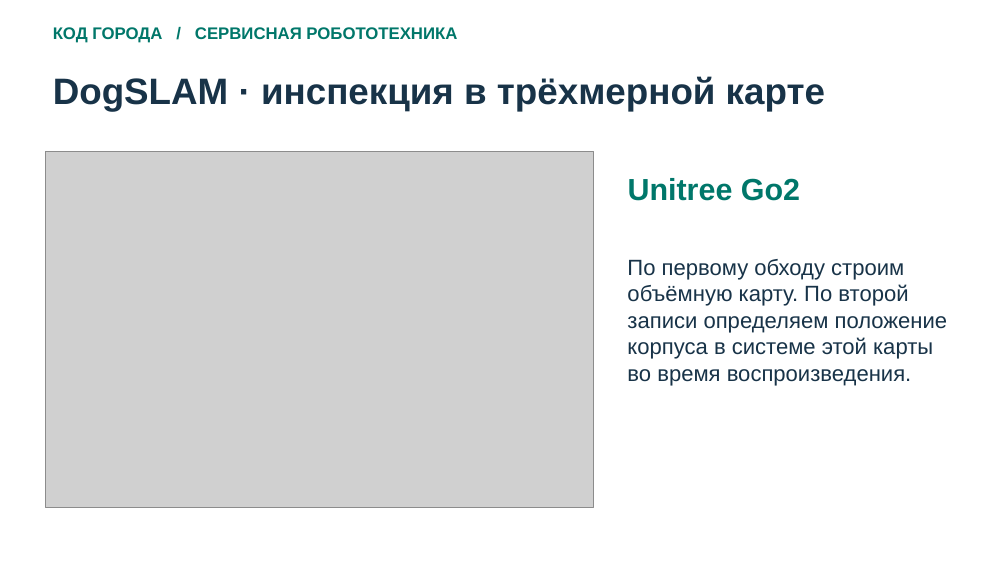
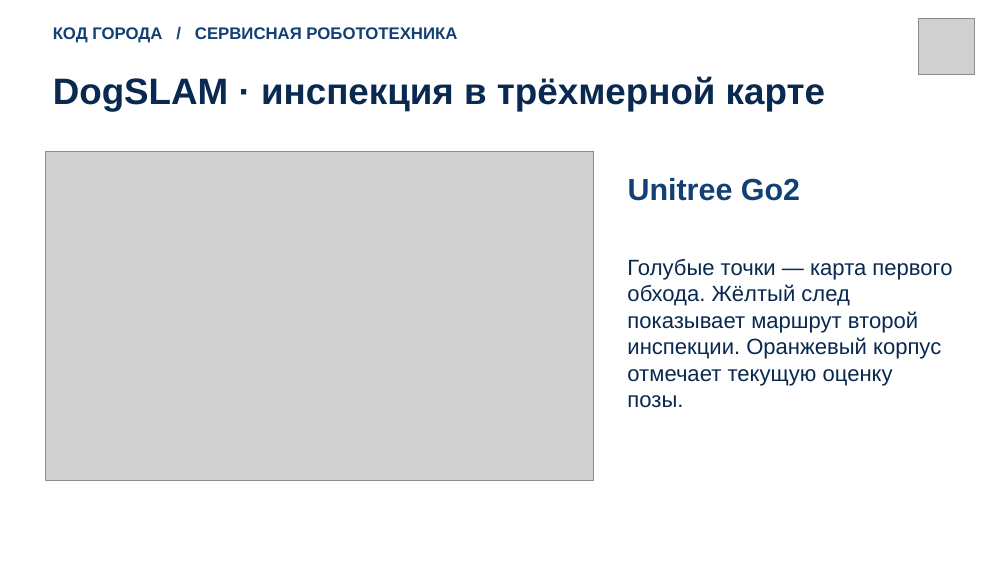
Before and after one commit to draizyyy/DogSLAM, a slide deck: slide 1 of DogSLAM-final.pptx. Drawn at 1008x567 pixels with LibreOffice and Linux fonts; fonts in the diff are those of the drawing; grey boxes stand for pictures. Boxes give left, top, right and bottom in pixels: in the first picture for what was removed or moved away, otherwise in the second. Text is boxed around its words. In the diff, an @@ line names an element or a change of style, - is before the commit and + after.

```diff
--- a/DogSLAM-final.pptx
+++ b/DogSLAM-final.pptx
@@ text "КОД ГОРОДА / СЕРВИСНАЯ РОБОТОТЕХНИКА" at [53, 27, 457, 43]: text colour #00776A to #134074 @@
@@ picture added at [918, 18, 975, 75] @@
@@ text "DogSLAM · инспекция в трёхмерной ..." at [53, 76, 825, 111]: text colour #183348 to #092950 @@
@@ picture: place and size @@
-picture at [45, 151, 594, 507]
+picture at [45, 151, 594, 480]
@@ text "Unitree Go2" at [628, 178, 800, 201]: text colour #00776A to #134074 @@
@@ text at [627, 259, 952, 408]: text changed; text colour #183348 to #092950 @@
-По первому обходу строим объёмную карту. По второй записи определяем положение корпуса в системе этой карты во время воспроизведения.
+Голубые точки — карта первого обхода. Жёлтый след показывает маршрут второй инспекции. Оранжевый корпус отмечает текущую оценку позы.
```
Also in this commit, not shown: 6 other slides changed, 6 other files.
